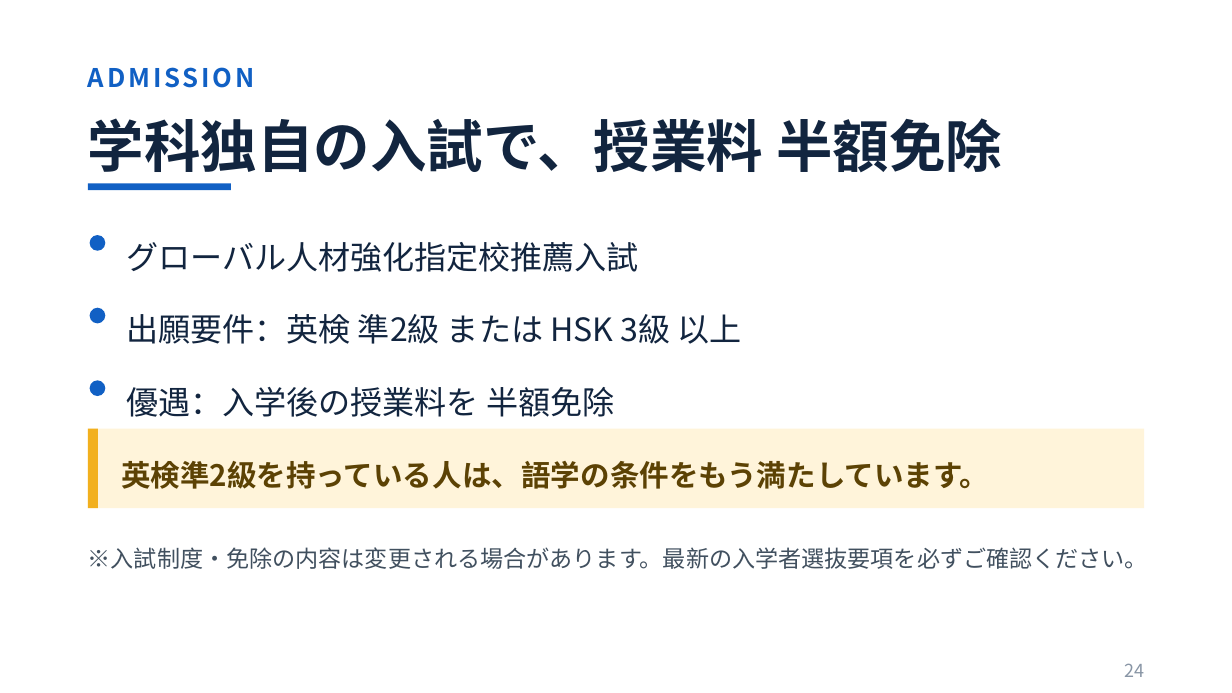
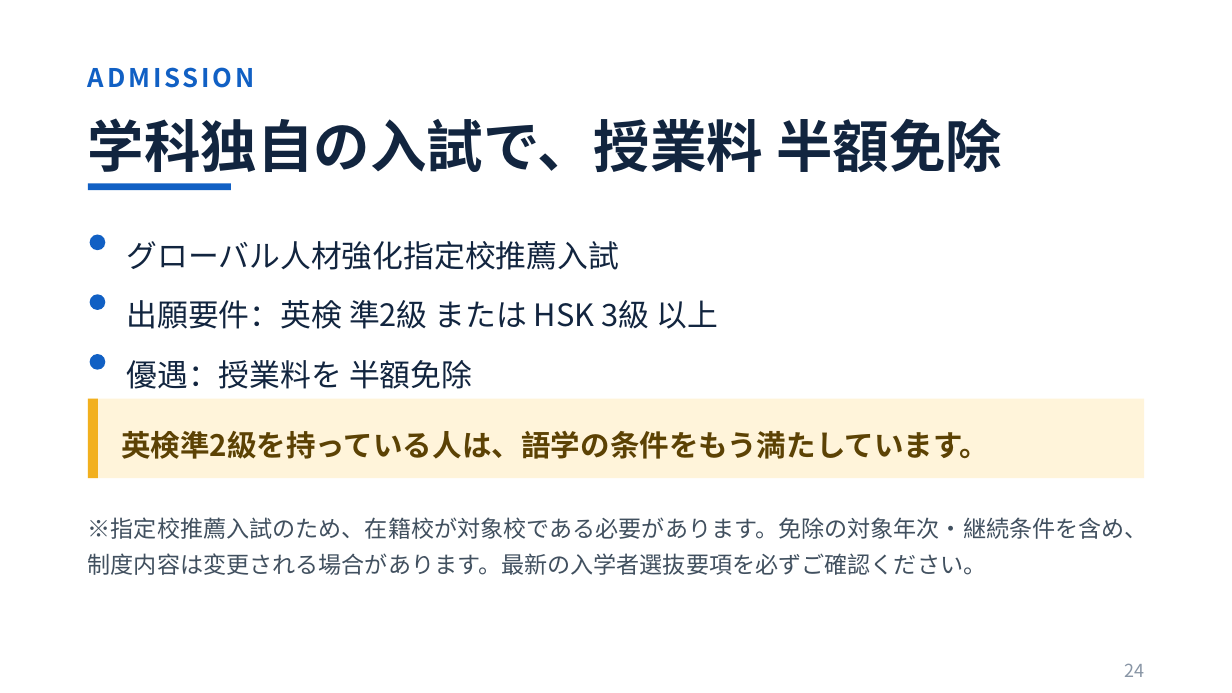
Before and after one commit to myojo1gou/glowing-parakeet, a slide deck: slide 24 of oc2026_slides/01_学科紹介_8月23日OC_鈴木版_改.pptx. Drawn at 1232x693 pixels with LibreOffice and Linux fonts; fonts in the diff are those of the drawing. Boxes give left, top, right and bottom in pixels: in the first picture for what was removed or moved away, otherwise in the second. Text is boxed around its words. In the diff, an @@ line names an element or a change of style, - is before the commit and + after.

```diff
--- a/oc2026_slides/01_学科紹介_8月23日OC_鈴木版_改.pptx
+++ b/oc2026_slides/01_学科紹介_8月23日OC_鈴木版_改.pptx
@@ text "グローバル人材強化指定校推薦入試" at (127, 241, 619, 270): size 25 to 24 pt @@
@@ ellipse: place and size @@
-ellipse at (90, 308, 105, 323)
+ellipse at (90, 295, 105, 311)
@@ text "出願要件：英検 準2級 または HSK 3級 ..." at (127, 300, 718, 329): size 25 to 24 pt @@
@@ text "出願要件：英検 準2級 または HSK 3級 ...": place and size @@
-text "出願要件：英検 準2級 または HSK 3級 ..." at (127, 314, 742, 344)
+text "出願要件：英検 準2級 または HSK 3級 ..." at (127, 300, 718, 329)
@@ ellipse: place and size @@
-ellipse at (90, 381, 105, 396)
+ellipse at (90, 354, 105, 370)
@@ text at (127, 360, 472, 389): text changed; size 25 to 24 pt @@
-優遇：入学後の授業料を 半額免除
+優遇：授業料を 半額免除
@@ 2 rectangles, 1 text: place and size @@
-2 rectangles, 1 text at (88, 429, 1144, 508)
+2 rectangles, 1 text at (88, 398, 1144, 478)
@@ text at (88, 517, 1148, 575): text changed @@
-※入試制度・免除の内容は変更される場合があります。最新の入学者選抜要項を必ずご確認ください。
+※指定校推薦入試のため、在籍校が対象校である必要があります。免除の対象年次・継続条件を含め、制度内容は変更される場合があります。最新の入学者選抜要項を必ずご確認ください。
```
Also in this commit, not shown: 17 other slides changed, 8 other files.
